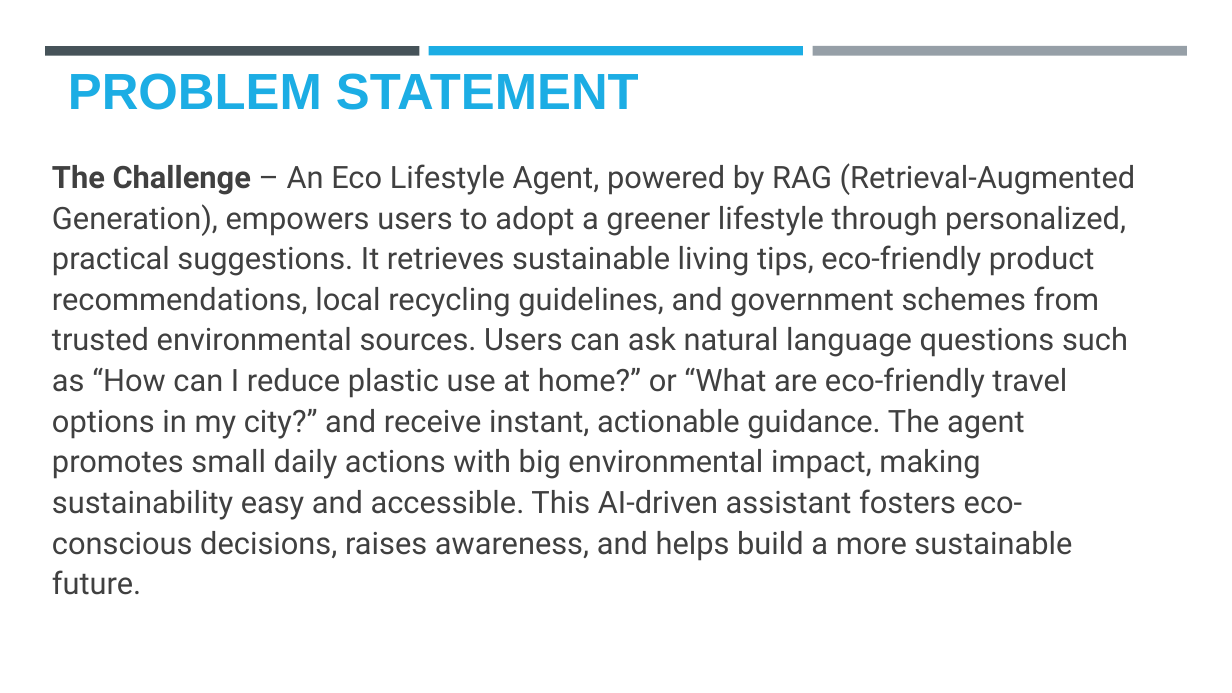
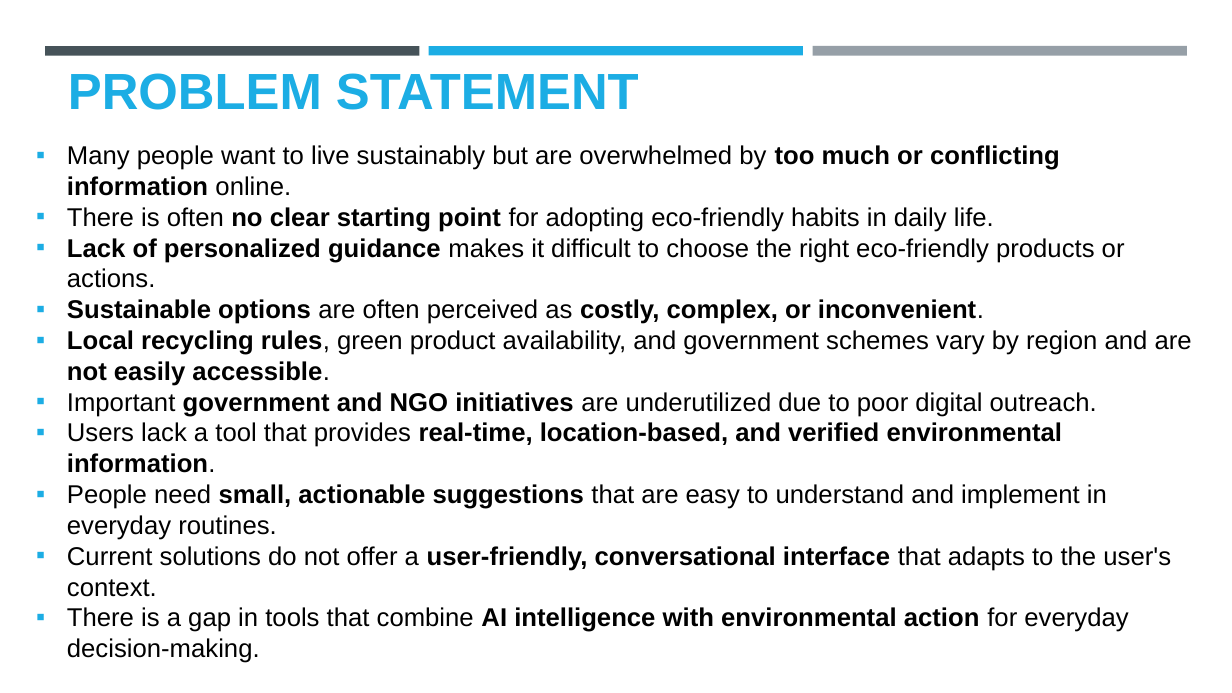
Before and after one commit to Shreyayadav111/ECO_AGENT, a slide deck: slide 3 of ECO_LIFESTYLE(SHREYA YADAV).pptx. Drawn at 1232x693 pixels with LibreOffice and Linux fonts; fonts in the diff are those of the drawing; background and template pictures are left out. Boxes give left, top, right and bottom in pixels: in the first picture for what was removed or moved away, otherwise in the second. Text is boxed around its words. In the diff, an @@ line names an element or a change of style, - is before the commit and + after.

Commit message:
ppt

```diff
--- a/ECO_LIFESTYLE(SHREYA YADAV).pptx
+++ b/ECO_LIFESTYLE(SHREYA YADAV).pptx
@@ text added at (67, 145, 1192, 663), 20 pt, text #000000 @@
+▪ Many people want to live sustainably but are overwhelmed by too much or conflicting information online.
+▪ There is often no clear starting point for adopting eco-friendly habits in daily life.
+▪ Lack of personalized guidance makes it difficult to choose the right eco-friendly products or actions.
+▪ Sustainable options are often perceived as costly, complex, or inconvenient.
+▪ Local recycling rules, green product availability, and government schemes vary by region and are not easily accessible.
+▪ Important government and NGO initiatives are underutilized due to poor digital outreach.
+▪ Users lack a tool that provides real-time, location-based, and verified environmental information.
+▪ People need small, actionable suggestions that are easy to understand and implement in everyday routines.
+▪ Current solutions do not offer a user-friendly, conversational interface that adapts to the user's context.
+▪ There is a gap in tools that combine AI intelligence with environmental action for everyday decision-making.
@@ text removed at (52, 163, 1136, 595) @@
-The Challenge – An Eco Lifestyle Agent, powered by RAG (Retrieval-Augmented Generation), empowers users to adopt a greener lifestyle through personalized, practical suggestions. It retrieves sustainable living tips, eco-friendly product recommendations, local recycling guidelines, and government schemes from trusted environmental sources. Users can ask natural language questions such as “How can I reduce plastic use at home?” or “What are eco-friendly travel options in my city?” and receive instant, actionable guidance. The agent promotes small daily actions with big environmental impact, making sustainability easy and accessible. This AI-driven assistant fosters eco-conscious decisions, raises awareness, and helps build a more sustainable future.
```
Also in this commit, not shown: 8 other slides changed, 5 slides added, 5 slides removed, 1 other file.
